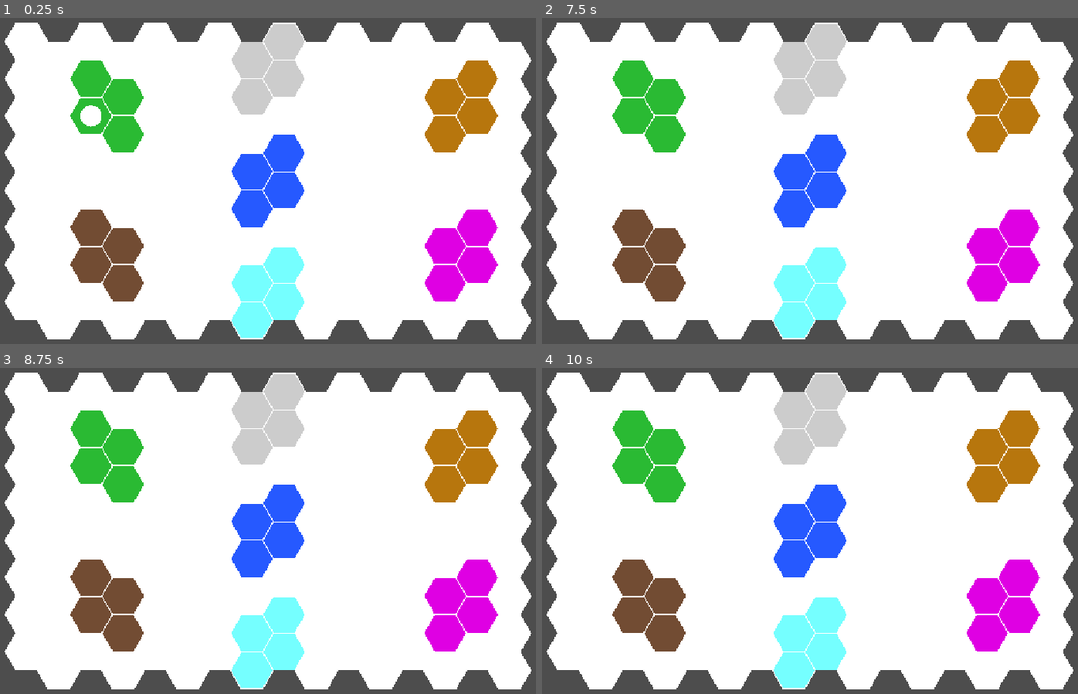
Above: before the commit, frames 1-4 (two rows, left to right).
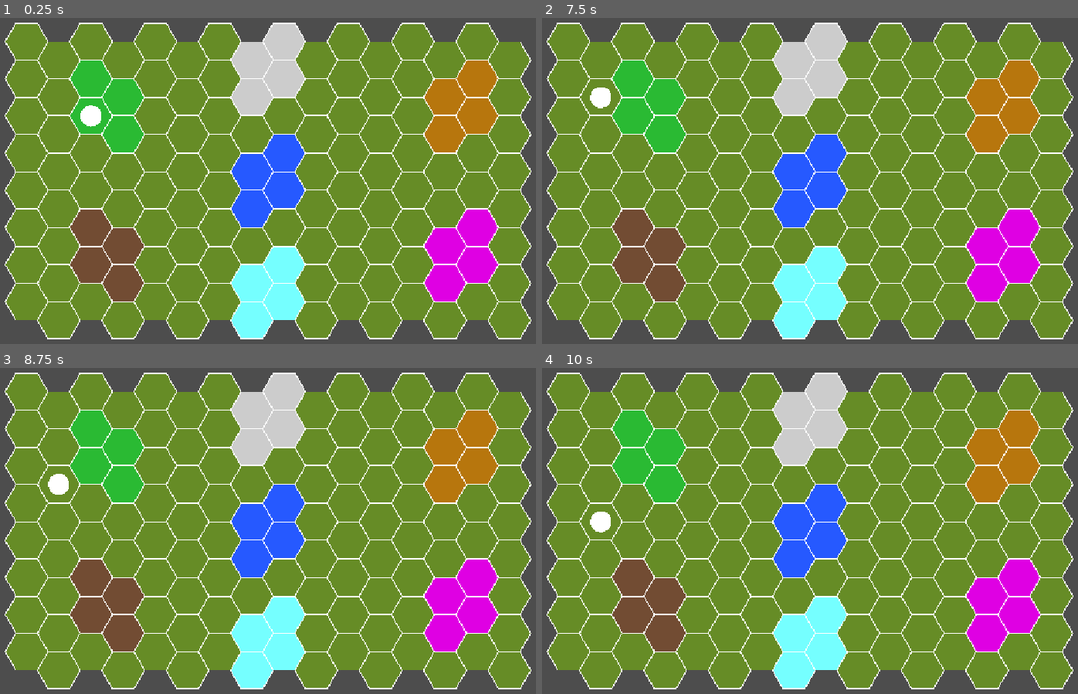
Above: after the commit, the same moments.

Repository: CookieZ0710/armello-lite
Game: Godot game, scene res://scenes/Main.tscn
Same seed, same stepped clock (60 frames per second), same inputs: the game is played once before the commit and once after it.
Inputs (mouse positions are in pixels of both pictures, inside the frame that each line leads up to):
- Up to frame 1 (0.25 s): no input
- Up to frame 2 (7.5 s): tap Enter at 0.5, 2, 3.5 s; move the mouse to (568, 40) at 0.52 s; click (568, 40) at 0.67 s; tap Space at 1.25, 2.75, 4.25 s; move the mouse to (568, 79) at 1.27 s; click (568, 79) at 1.42 s; move the mouse to (568, 115) at 2.02 s; click (568, 115) at 2.17 s; move the mouse to (568, 151) at 2.77 s; click (568, 151) at 2.92 s; move the mouse to (568, 190) at 3.52 s; click (568, 190) at 3.67 s; move the mouse to (568, 226) at 4.27 s; click (568, 226) at 4.42 s; move the mouse to (568, 265) at 5.02 s; click (568, 265) at 5.17 s; move the mouse to (568, 301) at 5.77 s; click (568, 301) at 5.92 s; move the mouse to (600, 60) at 6.52 s; click (600, 60) at 6.67 s; move the mouse to (600, 96) at 7.27 s; click (600, 96) at 7.42 s
- Up to frame 3 (8.75 s): move the mouse to (58, 485) at 8.02 s; click (58, 485) at 8.17 s
- Up to frame 4 (10 s): move the mouse to (600, 521) at 8.77 s; click (600, 521) at 8.92 s; move the mouse to (997, 583) at 9.52 s; click (997, 583) at 9.67 s

The runs differ from the first frame. In frame 1, 64% of the frame differs, in the area x 1-99%, y 1-99%; in frame 2, 64%; in frame 3, 64%; in frame 4, 64%.
Error before the commit: Invalid call. Nonexistent function 'get_tile_type_name' in base 'Area2D (HexTile)'. (res://scripts/main.gd:133)

Commit message:
grass tile fix

Diff:
--- a/scripts/hex_tile.gd
+++ b/scripts/hex_tile.gd
@@ -28,6 +28,8 @@
 	$Line2D.points = border_points
 	$Line2D.width = 2.0
 
+	apply_tile_data()
+
 
 func _on_input_event(viewport: Node, event: InputEvent, shape_idx: int) -> void:
 	if event is InputEventMouseButton:
--- a/scripts/main.gd
+++ b/scripts/main.gd
@@ -12,7 +12,7 @@
 const CASTLE_DATA = preload("res://data/tiles/castle.tres")
 
 @export var map_width: int = 24
-@export var map_height: int = 5
+@export var map_height: int = 8
 
 var player								# player
 var player_coordinates = Vector2i(2, 2) # spawn point
@@ -61,6 +61,8 @@
 				hex.set_tile_data(SETTLEMENT_DATA)
 			elif (col == 13 or col == 14) and (row == 5 or row == 6):
 				hex.set_tile_data(RUINS_DATA)
+			else:
+				hex.set_tile_data(GRASS_DATA)
 
 			#var roll = randi_range(1,100)
 			#if roll <= 40:
@@ -130,9 +132,10 @@
 
 	var tile = hex_tiles[new_coordinates]
 	print("Moved onto new Tile")
-	print("Type: ",tile.get_tile_type_name())
-	print("Movement Cost: ",tile.movement_cost)
-	print("Health Change: ",tile.health_change)
+	print("ID: ",tile.tile_data.id)
+	print("Type: ",tile.tile_data.display_name)
+	print("Movement Cost: ",tile.tile_data.movement_cost)
+	print("Health Change: ",tile.tile_data.health_change)
 
 
 # check if tile can move
